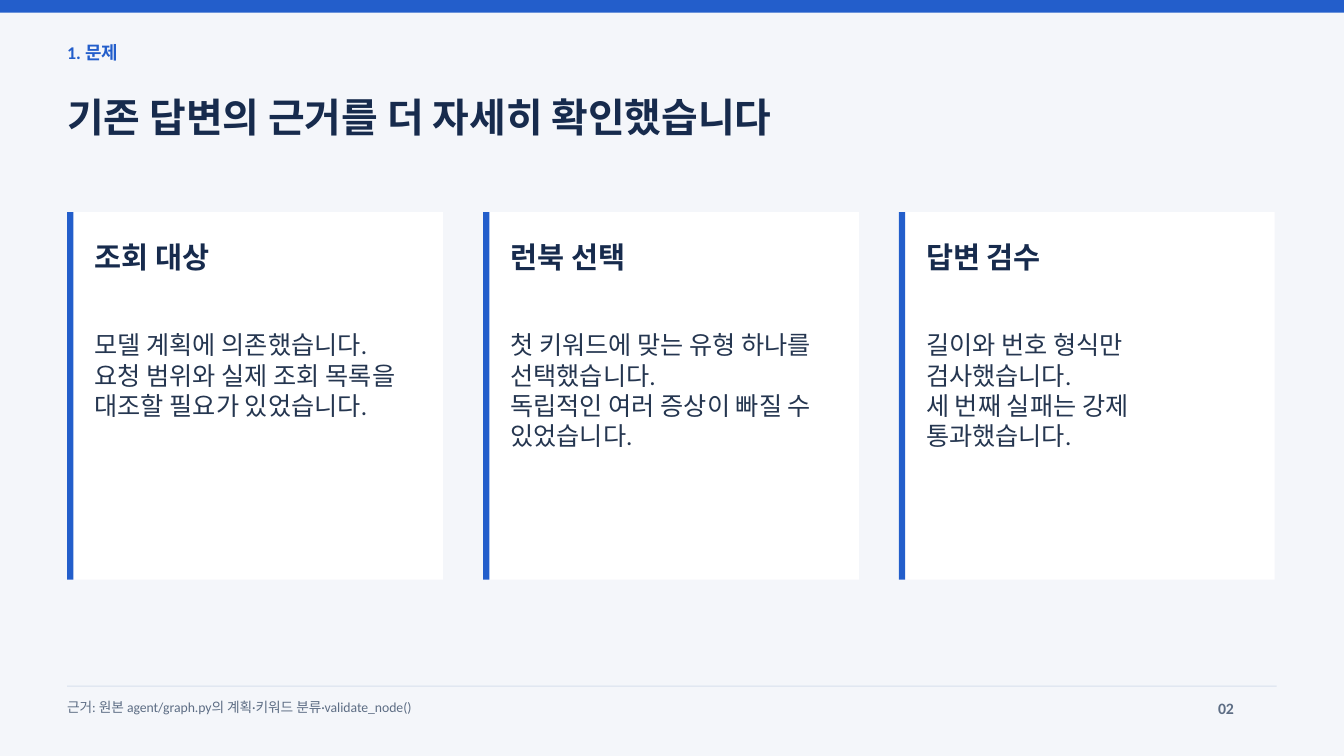
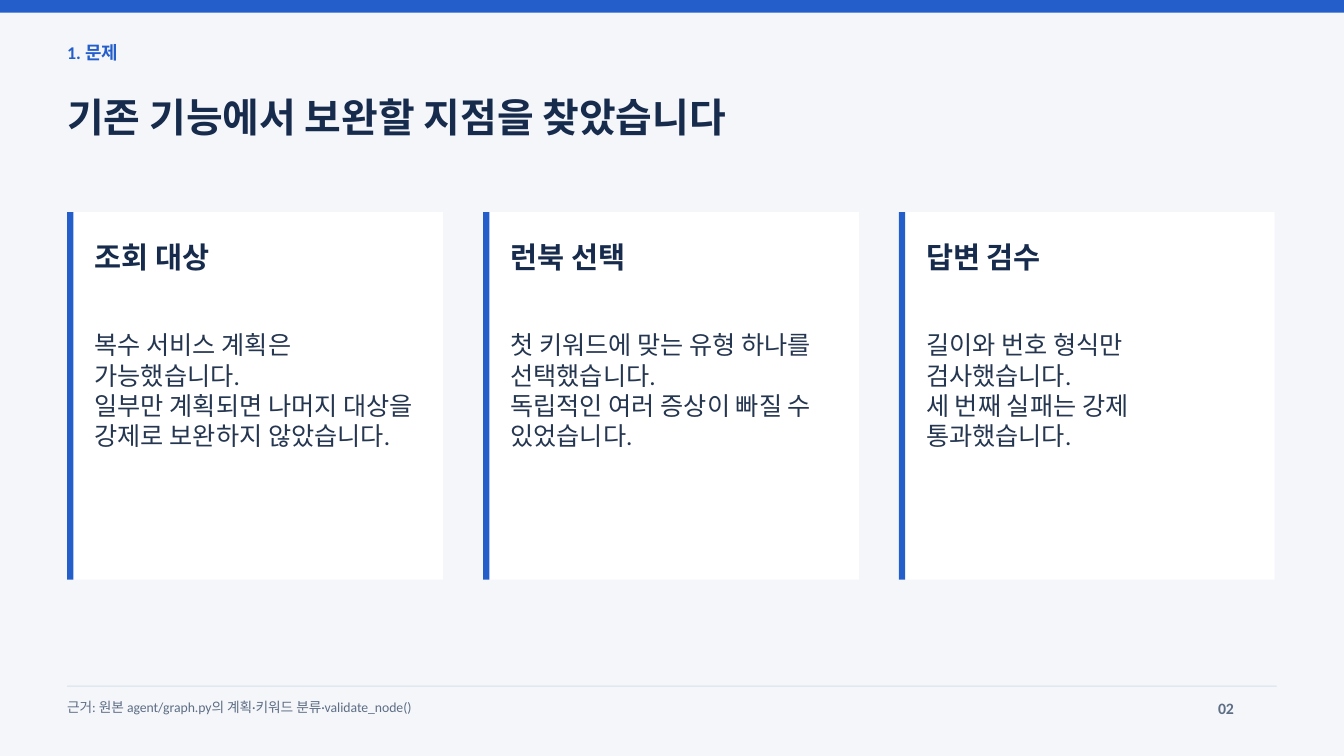
Before and after one commit to jeonginlee09-cpu/skala-ai-mini_project, a slide deck: slide 2 of output/AI_Agent_개선_최종발표.pptx. Drawn at 1344x756 pixels with LibreOffice and Linux fonts; fonts in the diff are those of the drawing. Boxes give left, top, right and bottom in pixels: in the first picture for what was removed or moved away, otherwise in the second. Text is boxed around its words. In the diff, an @@ line names an element or a change of style, - is before the commit and + after.

```diff
--- a/output/AI_Agent_개선_최종발표.pptx
+++ b/output/AI_Agent_개선_최종발표.pptx
@@ text at box(67, 98, 726, 136): text changed @@
-기존 답변의 근거를 더 자세히 확인했습니다
+기존 기능에서 보완할 지점을 찾았습니다
@@ text at box(94, 333, 413, 447): text changed @@
-모델 계획에 의존했습니다.
-요청 범위와 실제 조회 목록을 대조할 필요가 있었습니다.
+복수 서비스 계획은 가능했습니다.
+일부만 계획되면 나머지 대상을 강제로 보완하지 않았습니다.
```
Also in this commit, not shown: 8 other slides changed, 12 other files.
